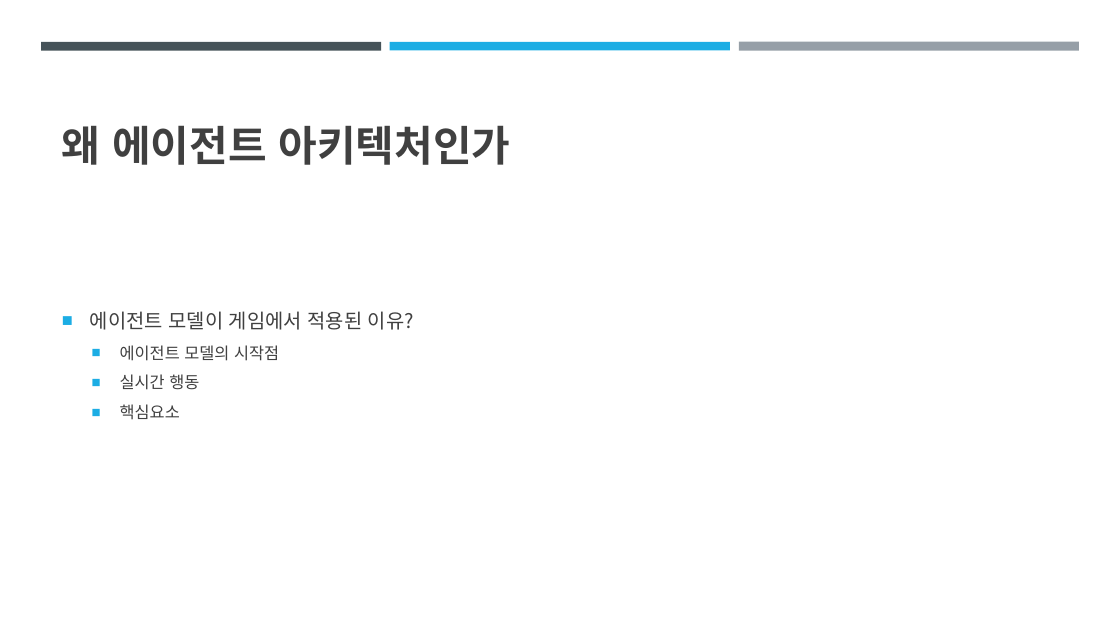
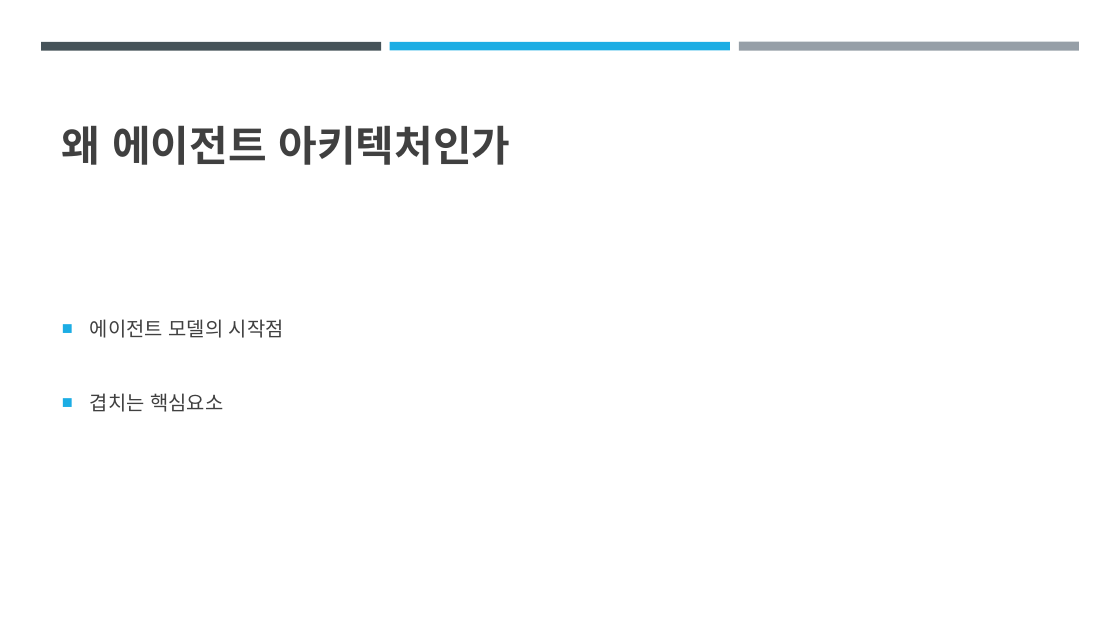
Before and after one commit to Niiok/inha_2021, a slide deck: slide 1 of Saturday/Oct30.pptx. Drawn at 1120x630 pixels with LibreOffice and Linux fonts; fonts in the diff are those of the drawing. Boxes give left, top, right and bottom in pixels: in the first picture for what was removed or moved away, otherwise in the second. Text is boxed around its words. In the diff, an @@ line names an element or a change of style, - is before the commit and + after.

```diff
--- a/Saturday/Oct30.pptx
+++ b/Saturday/Oct30.pptx
@@ text at (x1=90, y1=311, x2=414, y2=330): paragraph removed @@
-■ 에이전트 모델이 게임에서 적용된 이유?
@@ text at (x1=90, y1=319, x2=284, y2=338): size 14 to 17 pt in "에이전트 모델의 시작점"; list level 2 to 1 in "에이전트 모델의 시작점"; line spacing 1 to 1.1 @@
@@ text at (x1=90, y1=393, x2=223, y2=412): text changed; size 14 to 17 pt @@
-  ■ 실시간 행동
-  ■ 핵심요소
+■ 겹치는 핵심요소
```
Also in this commit, not shown: 8 other slides changed, 6 other files.
